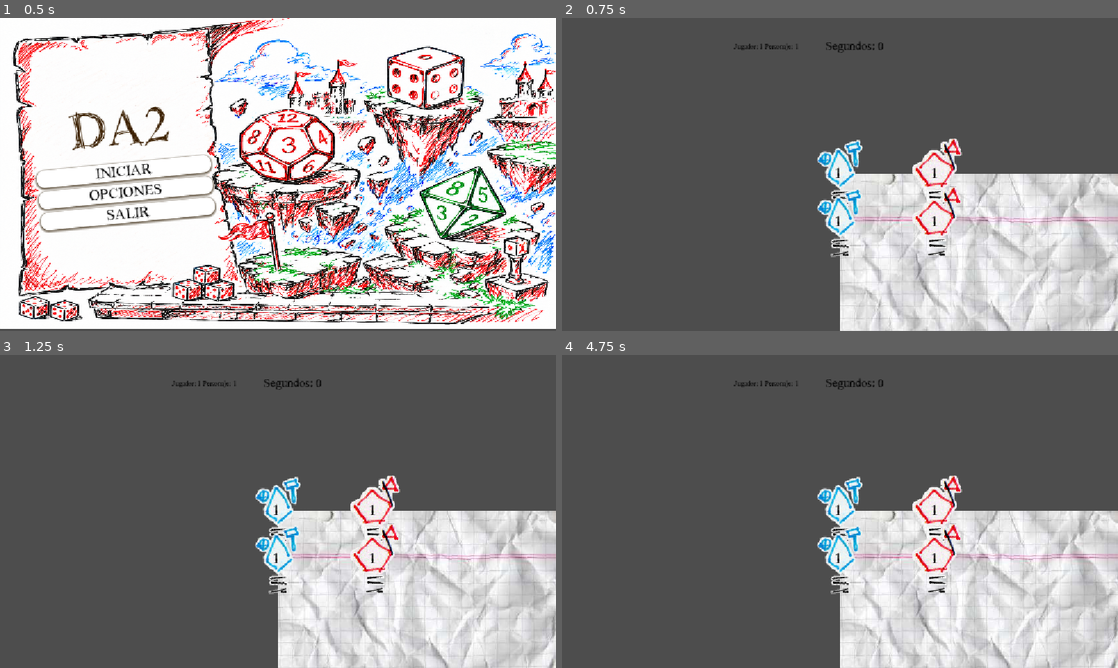
Above: before the commit, frames 1-4 (two rows, left to right).
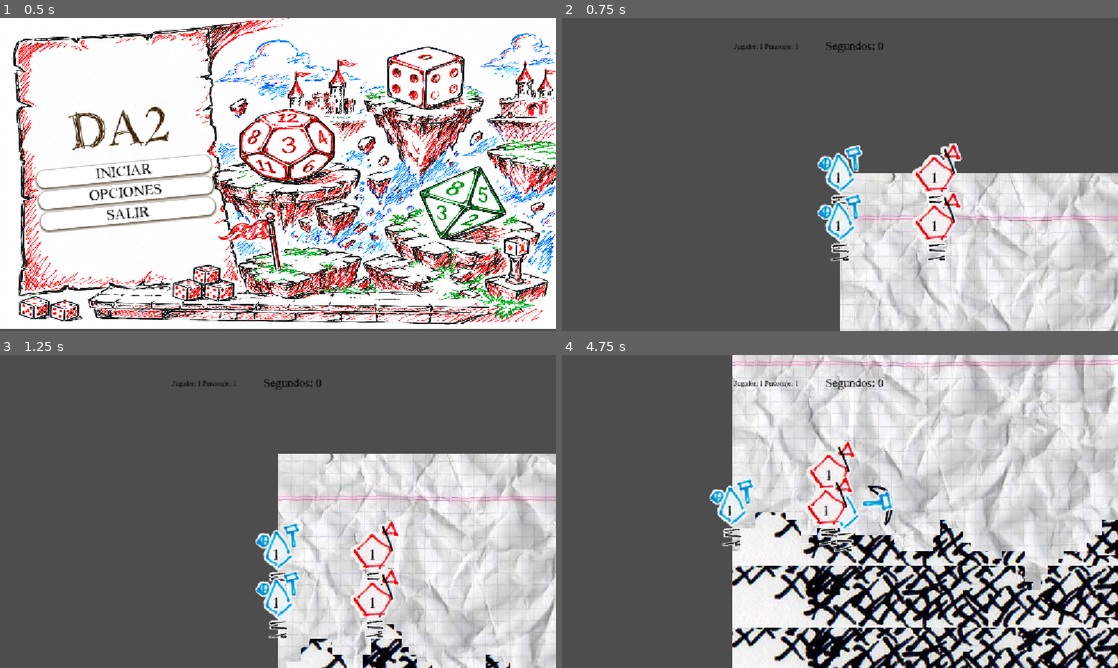
Above: after the commit, the same moments.

Repository: Pablo7776/Motores_Graficos
Game: Godot game, scene res://Escenas/menu_principal.tscn
The game is run twice, just before and just after one commit, with the same random seed, the same clock (stepped at 60 frames per second) and the same inputs. The engine's default icon, where the game draws it, is replaced by a stand-in: a white triangle on a blue panel in a dark square.
Inputs (mouse positions are in pixels of both pictures, inside the frame that each line leads up to):
- Up to frame 1 (0.5 s): no input
- Up to frame 2 (0.75 s): click "INICIAR" at 0.5 s
- Up to frame 3 (1.25 s): no input
- Up to frame 4 (4.75 s): move the mouse to (962, 495) at 1.27 s; hold Right (mover_derecha) 1.28-2.78 s; click (962, 495) at 1.35 s; tap Space (saltar) at 1.52, 2.27, 3.77, 4.52 s; move the mouse to (728, 527) at 2.02 s; click (728, 527) at 2.1 s; move the mouse to (895, 442) at 2.77 s; hold Left (mover_izquierda) 2.78-3.53 s; click (895, 442) at 2.85 s; move the mouse to (812, 574) at 3.52 s; hold Right (mover_derecha) from 3.53 s (still down); click (812, 574) at 3.6 s; move the mouse to (1006, 558) at 4.27 s; click (1006, 558) at 4.35 s

Frame 1 is identical in both runs. In frame 2, 4.0% of the frame differs, in the area x 45-100%, y 38-100%; in frame 3, 20%; in frame 4, 62%, in the area x 26-100%, y 0-100%.

Commit message:
fisicas de personajes
sin meter mano en set_physics_process

Diff:
--- a/da-2-zafarrancho/modulos/personajes/StateMachine/fuera_de_turno.gd
+++ b/da-2-zafarrancho/modulos/personajes/StateMachine/fuera_de_turno.gd
@@ -15,6 +15,7 @@
 	#player.set_physics_process(true)
 	pass
 
-func terminar_turno():
-
+func terminar_turno(player):
+	print("Termina turno:", name)
+	player.state_machine.change_state(player.state_machine.idle_state)
 	$"../GestorDeTurnos".siguiente_turno()
--- a/da-2-zafarrancho/modulos/personajes/StateMachine/idle_state.gd
+++ b/da-2-zafarrancho/modulos/personajes/StateMachine/idle_state.gd
@@ -4,7 +4,8 @@
 	player.play_animation("Idle")
 
 func update(player, delta):
-
+	if not player.es_mi_turno:
+		return
 	var direction = Input.get_axis("mover_izquierda", "mover_derecha")
 
 	if direction != 0:
--- a/da-2-zafarrancho/modulos/personajes/personaje_base.gd
+++ b/da-2-zafarrancho/modulos/personajes/personaje_base.gd
@@ -11,6 +11,8 @@
 
 var jugador_id = 0
 var indice_en_equipo
+var es_mi_turno = false
+
 signal mori(jugador_id,indice_en_equipo)
 
 
@@ -23,14 +25,16 @@
 
 func _on_cambiar_turno(pj, turno_actual): #✨Armado en Clase
 	if pj == self:
+		es_mi_turno = true
 		print("Es mi turno", self)
 		dado.activo = true
 		dado.ya_tirado = false
-		set_physics_process(false)
+		#set_physics_process(false)
 		#$Timer.start(0)
 
 	else:
-		set_physics_process(false)
+		es_mi_turno = false
+		#set_physics_process(false)
 		dado.activo = false
 		$Timer.stop()
 		print("no es mi turno", self)
